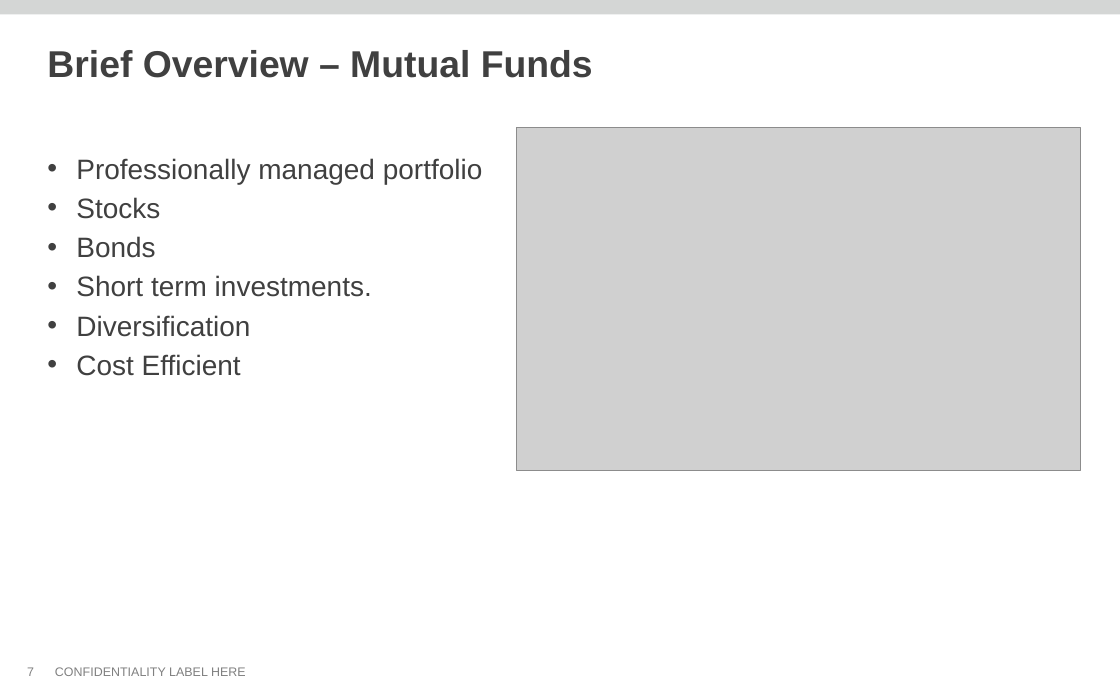
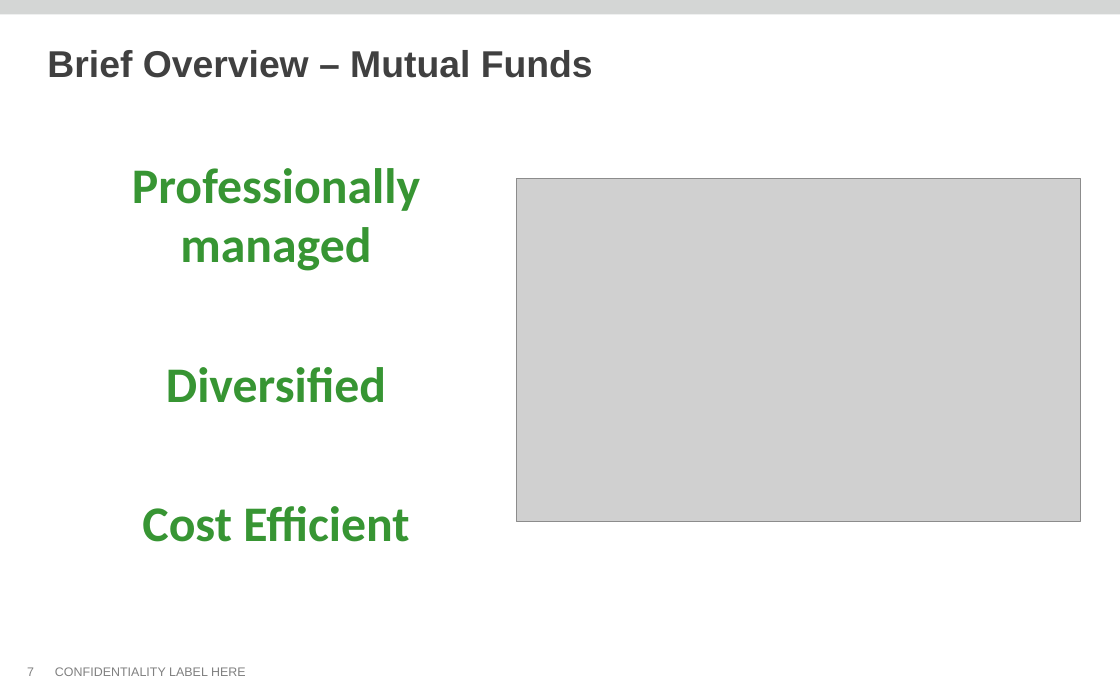
Before and after one commit to thomas-pontikes/greenhouse, a slide deck: slide 7 of CMF.pptx. Drawn at 1120x700 pixels with LibreOffice and Linux fonts; fonts in the diff are those of the drawing; grey boxes stand for pictures; background and template pictures are left out. Boxes give left, top, right and bottom in pixels: in the first picture for what was removed or moved away, otherwise in the second. Text is boxed around its words. In the diff, an @@ line names an element or a change of style, - is before the commit and + after.

```diff
--- a/CMF.pptx
+++ b/CMF.pptx
@@ text at <box>132,168,420,403</box>: text changed; size 18 to 32 pt; font Arial to Calibri; text colour #404040 to #379533; bold on @@
-• Professionally managed portfolio
-• Stocks
-• Bonds
-• Short term investments.
-• Diversification
+Professionally managed
+Diversified
@@ picture: place and size @@
-picture at <box>516,128,1081,470</box>
+picture at <box>516,179,1081,522</box>
@@ text at <box>142,506,409,542</box>: size 18 to 32 pt, font Arial to Calibri, text colour #404040 to #379533, bold on in "Cost Efficient"; alignment left to centre; bullet • to none; more space between paragraphs @@
```
Also in this commit, not shown: 8 other slides changed, 1 slide added, 1 slide removed.
